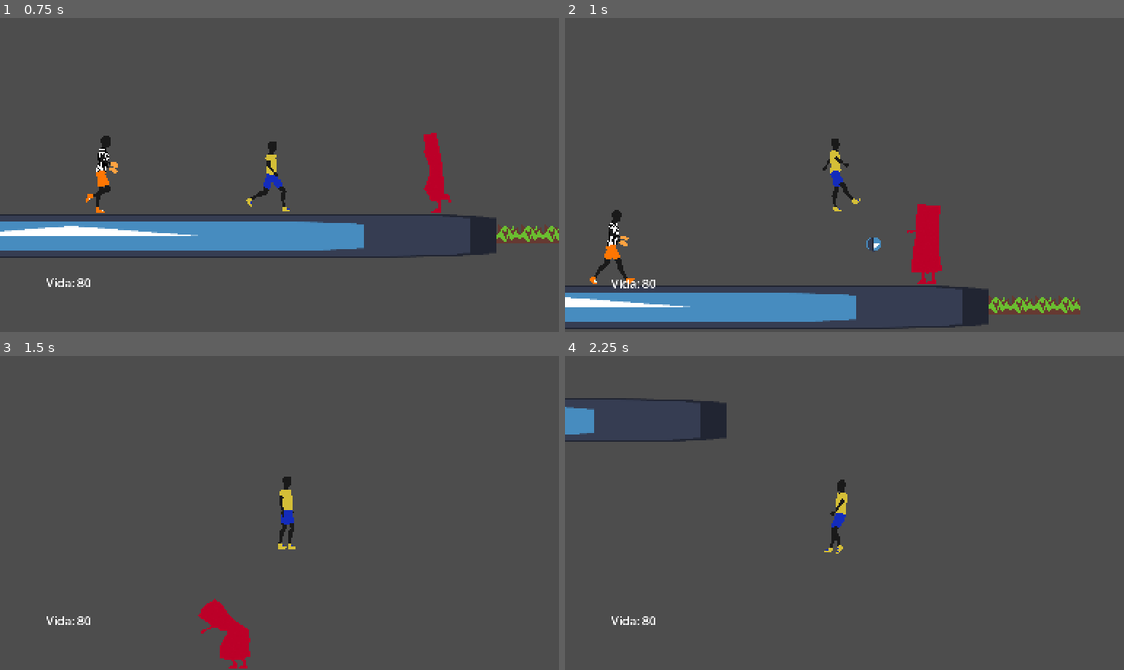
Above: before the commit, frames 1-4 (two rows, left to right).
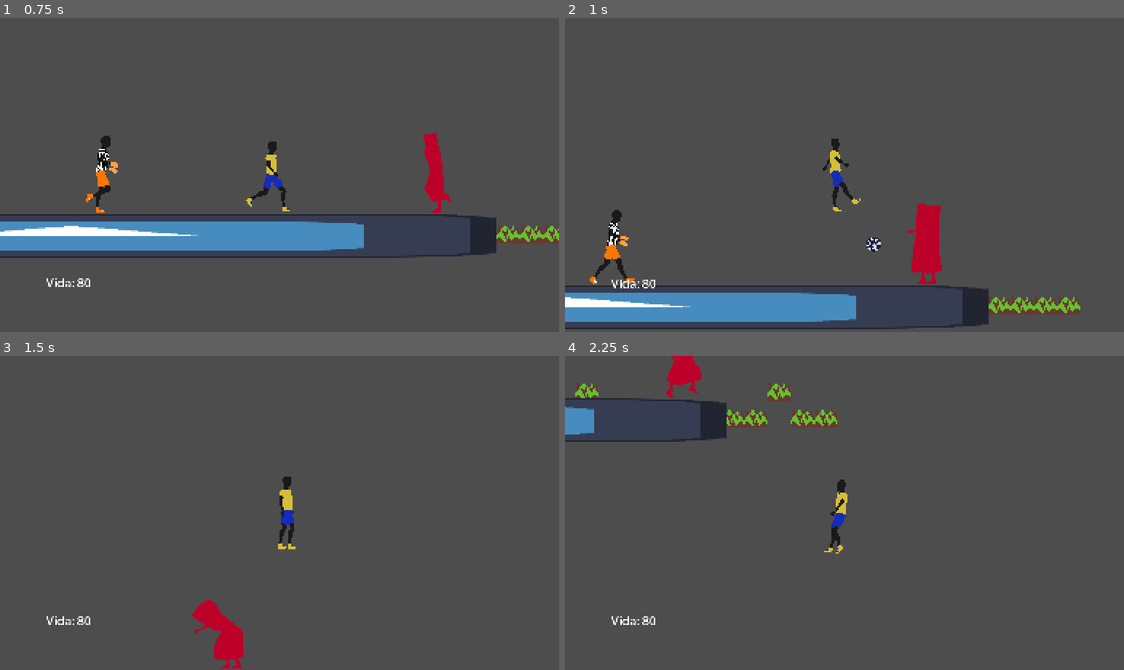
Above: after the commit, the same moments.

Repository: yGabrielT/A-Sombra-de-um-Jogador
Game: Godot game, scene res://Scenes/MainScenes/node_2d.tscn
Two runs of this game, one before a commit and one after it. Both use one fixed random seed, a clock stepped at 60 frames per second and the inputs below. The engine's default icon, where the game draws it, is replaced by a stand-in: a white triangle on a blue panel in a dark square.
Inputs (mouse positions are in pixels of both pictures, inside the frame that each line leads up to):
- Up to frame 1 (0.75 s): move the mouse to (402, 159) at 0.52 s; hold D (right) from 0.53 s (still down); click (402, 159) at 0.6 s
- Up to frame 2 (1 s): keep holding D (right); tap W (up) at 0.77 s
- Up to frame 3 (1.5 s): keep holding D (right); move the mouse to (167, 528) at 1.27 s; right-click (167, 528) at 1.35 s
- Up to frame 4 (2.25 s): tap W (up) at 1.52 s; click (732, 528) at 1.55 s; move the mouse to (900, 443) at 2.02 s; release D (right) at 2.03 s; hold A (left) from 2.03 s (still down); click (900, 443) at 2.1 s

Frame 1 is identical in both runs. In frame 2, less than 0.1% of the frame differs, in the area x 53-57%, y 69-75%; in frame 3, 0.5%; in frame 4, 1.6%, in the area x 1-49%, y 0-23%.

Commit message:
ball sprite

Diff:
--- a/Scenes/InstaceableScenes/ball.tscn
+++ b/Scenes/InstaceableScenes/ball.tscn
@@ -1,6 +1,7 @@
 [gd_scene format=3 uid="uid://c8suumchccy51"]
 
 [ext_resource type="Texture2D" uid="uid://cycd0l2yenap2" path="res://icon.svg" id="1_4j1eu"]
+[ext_resource type="Texture2D" uid="uid://hmmnecq0j66n" path="res://Sprites/ball.png" id="2_a6feo"]
 
 [sub_resource type="CircleShape2D" id="CircleShape2D_g4v7s"]
 
@@ -15,7 +16,12 @@
 shape = SubResource("CircleShape2D_g4v7s")
 
 [node name="MeshInstance2D" type="MeshInstance2D" parent="." unique_id=524874251]
+visible = false
 position = Vector2(0, 1.9073486e-06)
 scale = Vector2(20.022678, 20.000004)
 mesh = SubResource("SphereMesh_g4v7s")
 texture = ExtResource("1_4j1eu")
+
+[node name="Sprite2D" type="Sprite2D" parent="." unique_id=2133291679]
+scale = Vector2(0.625, 0.625)
+texture = ExtResource("2_a6feo")
--- a/Scenes/InstaceableScenes/boss.tscn
+++ b/Scenes/InstaceableScenes/boss.tscn
@@ -445,7 +445,6 @@
 
 [node name="Boss" type="CharacterBody2D" unique_id=990431236]
 collision_layer = 2
-collision_mask = 9
 script = ExtResource("1_yr0d5")
 
 [node name="CollisionShape2D" type="CollisionShape2D" parent="." unique_id=582716315]
@@ -461,7 +460,7 @@
 scale = Vector2(0.9, 0.9)
 sprite_frames = SubResource("SpriteFrames_uy2pu")
 animation = &"idle"
-frame_progress = 0.5632032
+frame_progress = 0.72790533
 
 [node name="Area2D" type="Area2D" parent="." unique_id=173414443]
 collision_layer = 0
--- a/Scenes/InstaceableScenes/goalie.tscn
+++ b/Scenes/InstaceableScenes/goalie.tscn
@@ -219,7 +219,6 @@
 
 [node name="Goalie" type="CharacterBody2D" unique_id=990431236]
 collision_layer = 2
-collision_mask = 9
 script = ExtResource("1_46fa0")
 speed = 100
 
--- a/Scenes/InstaceableScenes/referee.tscn
+++ b/Scenes/InstaceableScenes/referee.tscn
@@ -541,7 +541,6 @@
 
 [node name="Referee" type="CharacterBody2D" unique_id=732526753]
 collision_layer = 2
-collision_mask = 9
 script = ExtResource("1_613ys")
 card_scene = ExtResource("2_ymk2p")
 attack_cooldown = 3
--- a/Scripts/player_controller.gd
+++ b/Scripts/player_controller.gd
@@ -86,6 +86,7 @@
 	ball_instance.global_position = ball_pos.global_position
 	var direction_to_mouse_ball = ball_pos.global_position.direction_to(mouse_pos)
 	ball_instance.apply_impulse(direction_to_mouse_ball * shoot_strength)
+	ball_instance.apply_torque_impulse(shoot_strength)
 	shooting = false
 
 
Binary file added: Sprites/ball.png
Not shown, added: Sprites/ball.png.import
